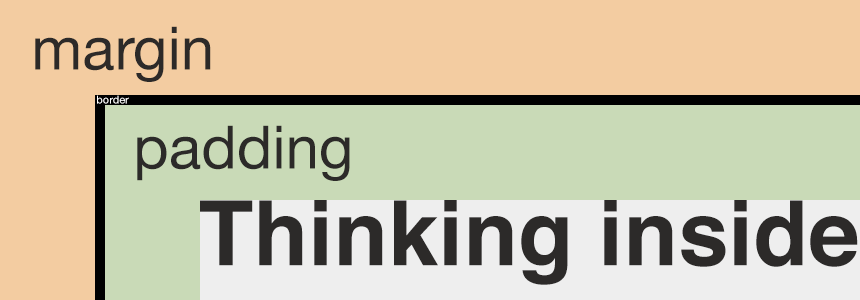
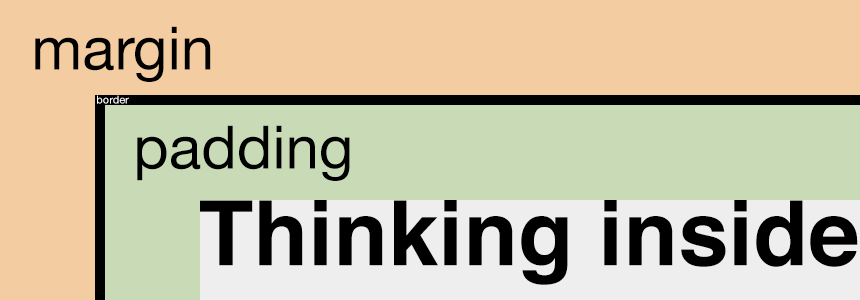
Revision of a layered (860, 300) image; what changed, layer by layer:
painted on "margin" (1st of 2) over [35, 26, 211, 82]
painted on "padding" (1st of 2) over [137, 125, 350, 181]
painted on "Thinking inside" over [200, 200, 858, 285]
